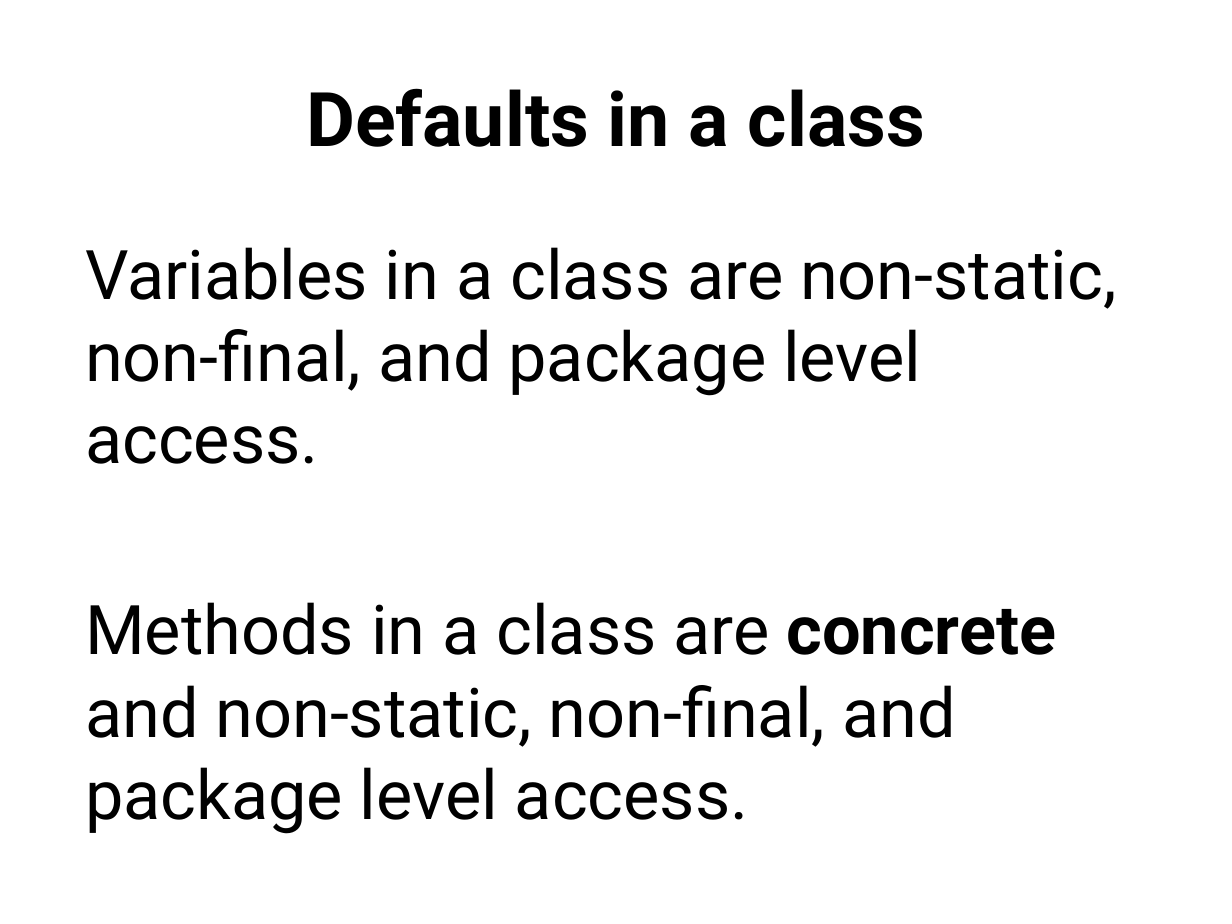
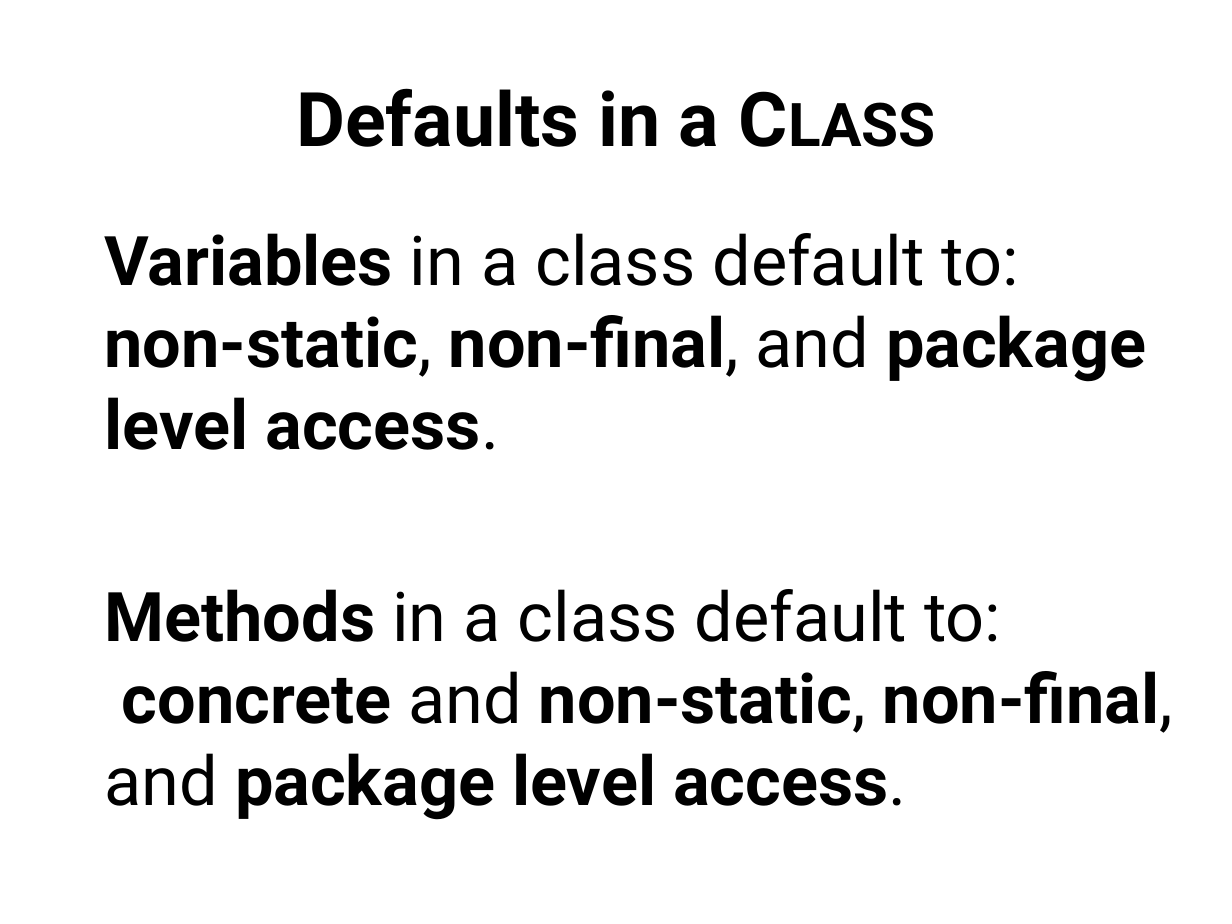
Before and after one commit to Cy-FairCS/cs3, a slide deck: slide 28 of u04b_interfaces/notes/_interfaces notes.pptx (slide 24 before the commit). Drawn at 1232x924 pixels with LibreOffice and Linux fonts; fonts in the diff are those of the drawing. Boxes give left, top, right and bottom in pixels: in the first picture for what was removed or moved away, otherwise in the second. Text is boxed around its words. In the diff, an @@ line names an element or a change of style, - is before the commit and + after.

```diff
--- a/u04b_interfaces/notes/_interfaces notes.pptx
+++ b/u04b_interfaces/notes/_interfaces notes.pptx
@@ title at <box>296,88,719,286</box>: text changed @@
-Defaults in a class
+Defaults in a Class
@@ text at <box>105,233,1173,820</box>: text changed; bold on @@
-Variables in a class are non-static, non-final, and package level access.
-Methods in a class are concrete and non-static, non-final, and package level access.
+Variables in a class default to:
+non-static, non-final, and package level access.
+Methods in a class default to:
+concrete and non-static, non-final, and package level access.
```
Also in this commit, not shown: 5 other slides changed, 6 slides added.
